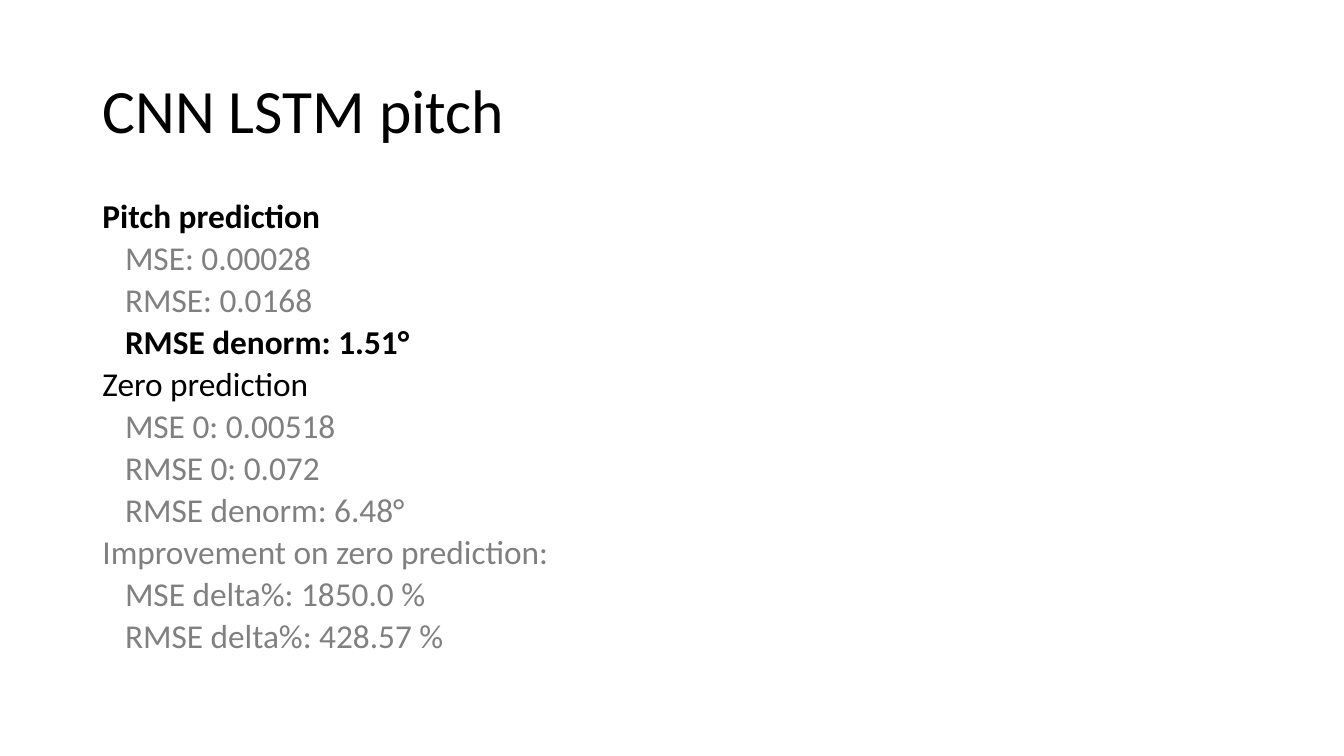
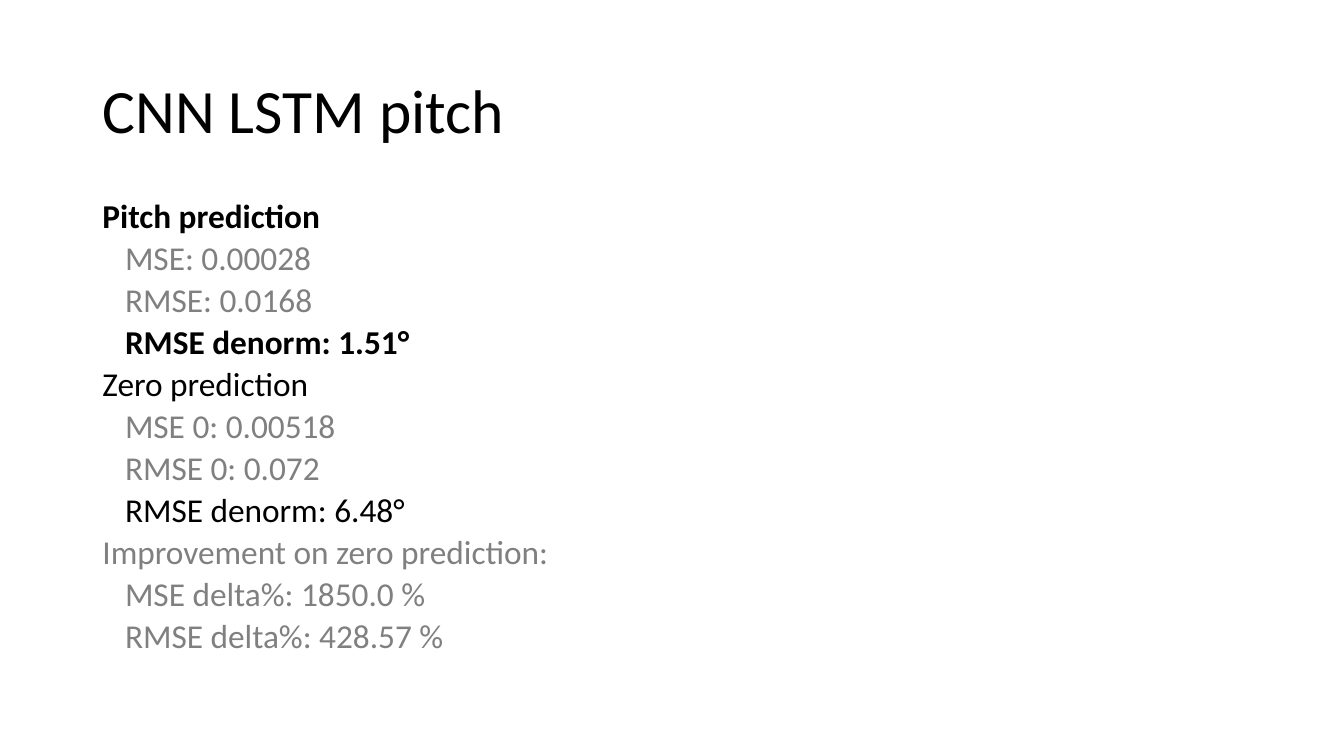
Before and after one commit to lancedw/3D-state-prediction-for-surface-vessels-using-IMU-data-and-images, a slide deck: slide 17 of Documentation/Presentations/Meeting 22-04-22.pptx. Drawn at 1344x756 pixels with LibreOffice and Linux fonts; fonts in the diff are those of the drawing. Boxes give left, top, right and bottom in pixels: in the first picture for what was removed or moved away, otherwise in the second. Text is boxed around its words. In the diff, an @@ line names an element or a change of style, - is before the commit and + after.

```diff
--- a/Documentation/Presentations/Meeting 22-04-22.pptx
+++ b/Documentation/Presentations/Meeting 22-04-22.pptx
@@ text at (125, 499, 404, 523): text colour #808080 to #000000 in "RMSE denorm: 6.48°" @@
```
Also in this commit, not shown: 2 other slides changed, 1 slide added, 1 other file.
